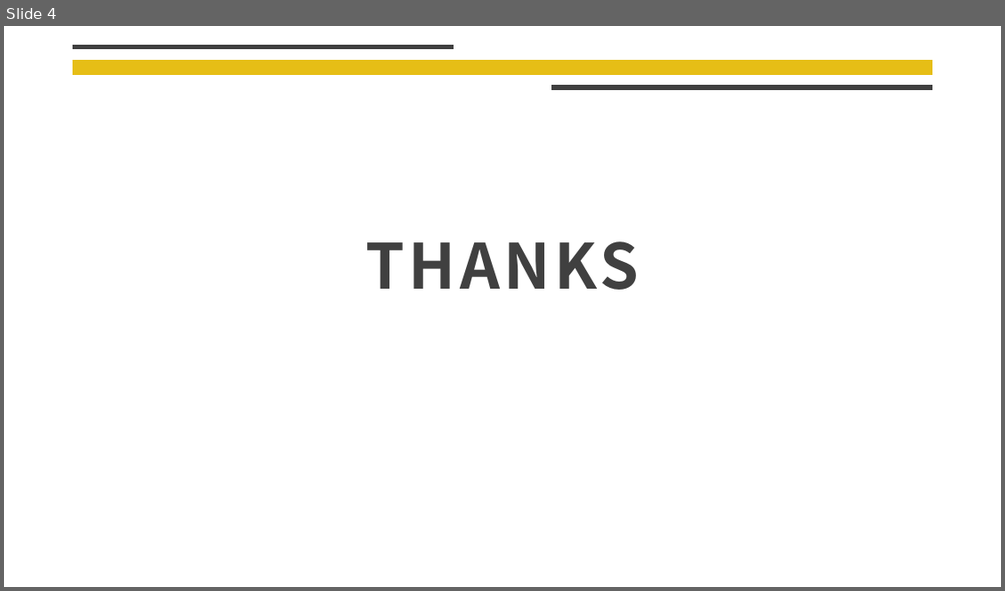
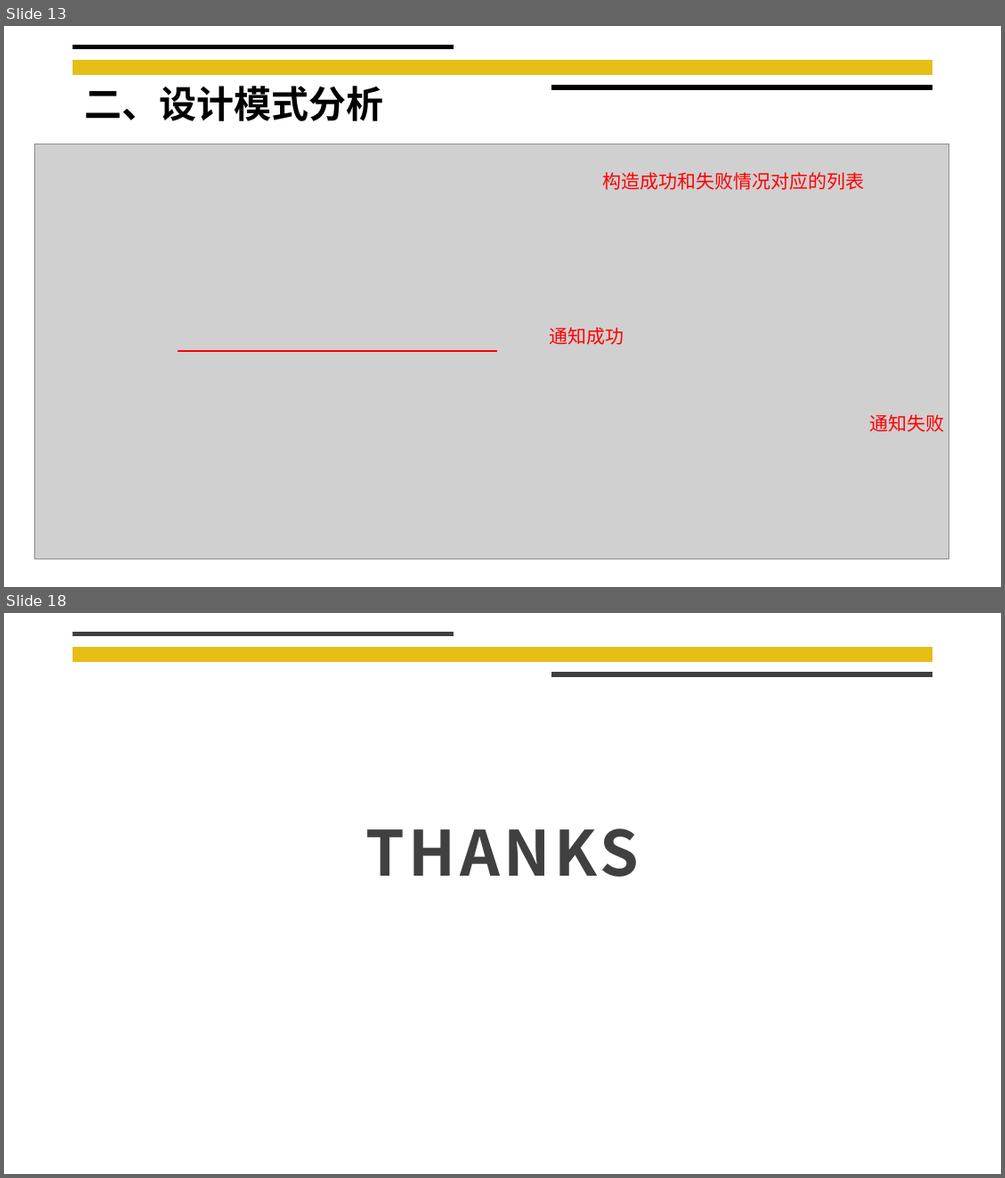
Before and after one commit to liangliang678/UCAS_OOP, a slide deck: Assignment2/课堂研讨.pptx. Shown one above the other, each under a label of ours: slide 4 before the commit, slides 13 and 18 after it; the slides between them are not shown. The pictures are 1005x591 and 1005x1178 pixels, drawn with LibreOffice and Linux fonts; fonts in the diff are those of the drawing; grey boxes stand for pictures; background and template pictures are left out. Boxes give left, top, right and bottom in pixels: in the first picture for what was removed or moved away, otherwise in the second. Text is boxed around its words. In the diff, an @@ line names an element or a change of style, - is before the commit and + after.

```diff
--- a/Assignment2/课堂研讨.pptx
+++ b/Assignment2/课堂研讨.pptx
@@ slide 13 added at box(4, 26, 1001, 587), background #FFFFFF; not listed: 1 template element that a slide beside it also shows @@
@@ line added from (73, 47) to (453, 47), #000000 4.5 pt @@
@@ text added at box(84, 86, 383, 121), 36 pt, text #000000, bold @@
+二、设计模式分析
@@ line added from (551, 87) to (933, 87), #000000 4.5 pt @@
@@ picture added at box(34, 144, 949, 559) @@
@@ text added at box(602, 172, 864, 190), 18 pt, text #FF0000 @@
+构造成功和失败情况对应的列表
@@ text added at box(549, 327, 623, 345), 18 pt, text #FF0000 @@
+通知成功
@@ line added from (178, 351) to (498, 351), #FF0000 2.25 pt @@
@@ text added at box(870, 414, 945, 432), 18 pt, text #FF0000 @@
+通知失败
@@ what was slide 4 is now slide 18 @@
```
Also in this commit, not shown: 3 slides changed, 13 other slides added.
